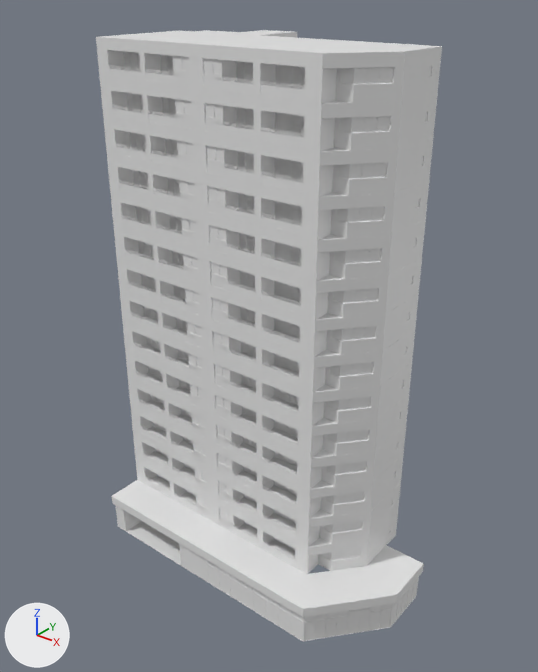
The Blender file building_01/building.blend: old version first, new version second.
One viewpoint serves both versions: a camera (50 mm lens) standing at (3.91, -4.72, 5.04) and looking at (0.34, -0.25, 2.27). Every picture has the same lights, and +X, +Y and +Z are marked at lower left.
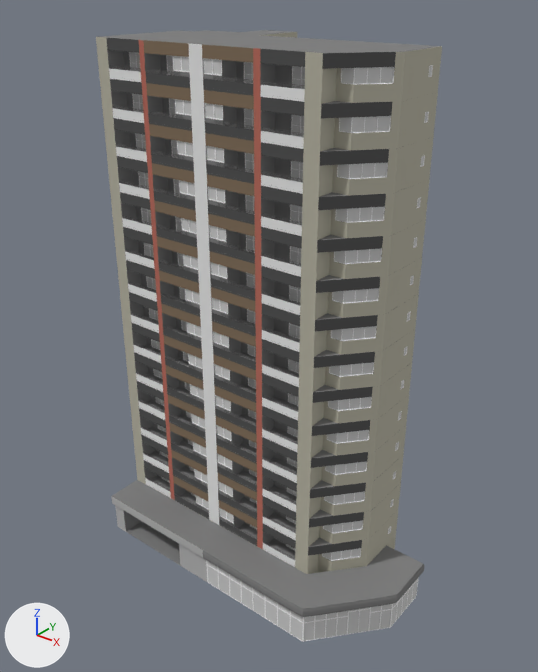
Changed parts and their boxes (x1, y1, x2, y2) in the pictures (538 x 672 px):
'Plane.001', reshaped: before (112, 480, 424, 641); after (111, 480, 424, 642)
'Plane.002', added: after (142, 482, 396, 574)
part 1 of me_plane_001, built on: before (112, 495, 419, 639); after (111, 480, 424, 641)
part 2 of me_plane_001, recoloured (white to grey): (126, 521, 424, 609) in both
part 3 of me_plane_001, recoloured: (208, 561, 408, 640) in both
part 4 of me_plane_001, recoloured: (115, 505, 207, 582) in both
part 5 of me_plane, built on: before (388, 65, 433, 529); after (388, 65, 433, 530)
part 6 of me_plane, recoloured: (99, 30, 440, 562) in both
part 7 of me_plane, recoloured: (129, 52, 432, 561) in both
part 8 of me_plane, recoloured: (109, 65, 305, 560) in both
part 9 of me_plane, recoloured: (130, 52, 432, 560) in both
part 10 of me_plane, recoloured: (96, 32, 442, 574) in both
part 11 of me_plane, recoloured: (106, 38, 396, 556) in both
part 12 of me_plane, recoloured: (109, 43, 305, 567) in both
part 13 of me_plane, recoloured (grey to brown): (143, 40, 257, 528) in both
part 14 of me_plane, recoloured (grey to brown): (139, 40, 263, 549) in both

Patch to the scene script:
```diff
--- a/building_01/building.blend.py
+++ b/building_01/building.blend.py
@@ mat_wallmat_05 @@
+mat_wallmat_05 = diffuse_material('WallMat_05')
+mat_wallmat_05.base_color = (0.497, 0.165, 0.123)  # pink #bb7162
@@ mat_othermat_01 @@
+mat_othermat_01 = diffuse_material('OtherMat_01')
+mat_othermat_01.base_color = (0.227, 0.227, 0.227)  # grey #838383
@@ mat_wallmat_03 @@
+mat_wallmat_03 = diffuse_material('WallMat_03')
+mat_wallmat_03.base_color = (0.841, 0.841, 0.841)  # white #ececec
@@ mat_handrailmat @@
+mat_handrailmat = diffuse_material('HandRailMat')
+mat_handrailmat.base_color = (0.128, 0.128, 0.128)  # dark grey #646464
@@ mat_wallmat_04 @@
+mat_wallmat_04 = diffuse_material('WallMat_04')
+mat_wallmat_04.base_color = (0.233, 0.171, 0.115)  # brown #85735f
@@ mat_windowmat @@
+mat_windowmat = diffuse_material('WindowMat')
+mat_windowmat.base_color = (0.638, 0.638, 0.638)  # light grey #d1d1d1
@@ mat_wallmat_02 @@
+mat_wallmat_02 = diffuse_material('WallMat_02')
+mat_wallmat_02.base_color = (0.0946, 0.0946, 0.0946)  # dark grey #575757
@@ mat_wallmat_06 @@
+mat_wallmat_06 = diffuse_material('WallMat_06')
+mat_wallmat_06.base_color = (0.477, 0.477, 0.477)  # grey #b8b8b8
@@ me_plane_001 @@
-me_plane_001.from_pydata(...)  # 683 vertices, 696 faces; spans x -1.02..1.84, y -1.04..0.04, z 0.0..0.4
+me_plane_001.from_pydata(...)  # 833 vertices, 828 faces; spans x -1.02..1.85, y -1.06..0.03, z 0.0..0.4
+# me_plane_001 part 1: 12 vertices moved within x -0.89..1.81, y -0.79..-0.24, z 0.0..0.4; 63 vertices removed from x -0.89..1.84, y -1.04..0.04, z 0.0..0.4; 213 vertices added at x -0.89..1.85, y -1.06..0.03, z 0.0..0.4
+# me_plane_001 part 2: 180 faces spanning x -1.02..1.84, y -1.05..0.03, z 0.0..0.4 switch from no material to mat_othermat_01 (grey #838383)
+# me_plane_001 part 3: 31 faces spanning x -0.63..1.81, y -1.01..-0.15, z 0.0..0.3 switch from no material to mat_windowmat (light grey #d1d1d1)
+# me_plane_001 part 4: 10 faces spanning x -1.02..0.22, y -1.05..-0.71, z 0.0..0.4 switch from no material to mat_wallmat_06 (grey #b8b8b8)
+me_plane_001.materials.append(mat_windowframemat)  # white #f8f8f8
@@ me_plane @@
-me_plane.from_pydata(...)  # 1064 vertices, 979 faces; spans x -0.1..2.39, y -0.43..0.99, z 0.0..0.3
+me_plane.from_pydata(...)  # 1072 vertices, 987 faces; spans x -0.1..2.39, y -0.43..0.99, z 0.0..0.3
+# me_plane part 5
+# 4 faces are deleted
+# 8 vertices are added at x 2.39, y 0.31..0.36, z 0.12..0.19
+# 12 new faces join them, mat_windowframemat (white #f8f8f8)
+# me_plane part 6: 408 faces spanning x -0.1..2.39, y -0.43..0.99, z 0.0..0.3 switch from no material to mat_othermat_01 (grey #838383)
+# me_plane part 7: 205 faces spanning x 0.1..2.39, y -0.43..0.36, z 0.01..0.21 switch from no material to mat_windowframemat (white #f8f8f8)
+# me_plane part 8: 24 faces spanning x 0.02..1.91, y -0.43, z 0.07..0.1 switch from no material to mat_handrailmat (dark grey #646464)
+# me_plane part 9: 25 faces spanning x 0.1..2.38, y -0.42..0.36, z 0.02..0.21 switch from no material to mat_windowmat (light grey #d1d1d1)
+# me_plane part 10: 195 faces spanning x -0.1..2.39, y -0.43..0.99, z 0.0..0.3 switch from no material to mat_wallmat_01 (grey #b9b6a6)
+# me_plane part 11: 30 faces spanning x 0.03..2.35, y -0.43..-0.07, z 0.0..0.3 switch from no material to mat_wallmat_02 (dark grey #575757)
+# me_plane part 12: 18 faces spanning x 0.03..1.91, y -0.43, z 0.0..0.3 switch from no material to mat_wallmat_03 (white #ececec)
+# me_plane part 13: 12 faces spanning x 0.44..1.49, y -0.43, z 0.21..0.3 switch from no material to mat_wallmat_04 (brown #85735f)
+# me_plane part 14: 8 faces spanning x 0.39..1.55, y -0.43, z 0.0..0.3 switch from no material to mat_wallmat_05 (pink #bb7162)
+me_plane.materials.append(mat_othermat_02)  # dark grey #5e5e5e
@@ ob_plane_002 @@
+ob_plane_002 = bpy.data.objects.new('Plane.002', me_plane_003)  # 160 vertices, 80 faces; spans x -0.1..2.39, y -0.43..0.99, z -0.4..0.0; in mat_wallmat_01 (grey #b9b6a6)
+ob_plane_002.location = (-0.92, -0.27, 0.4)
```
